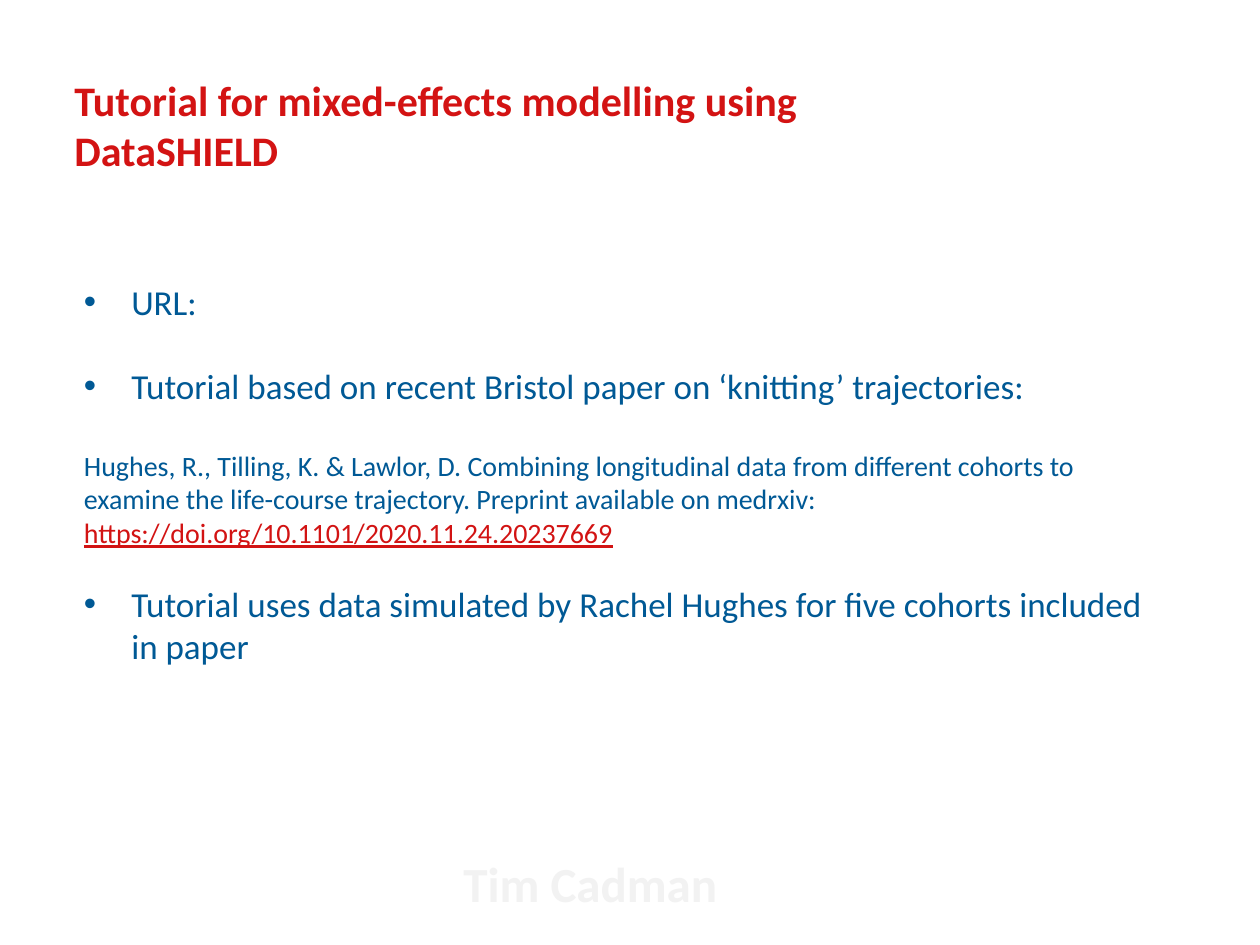
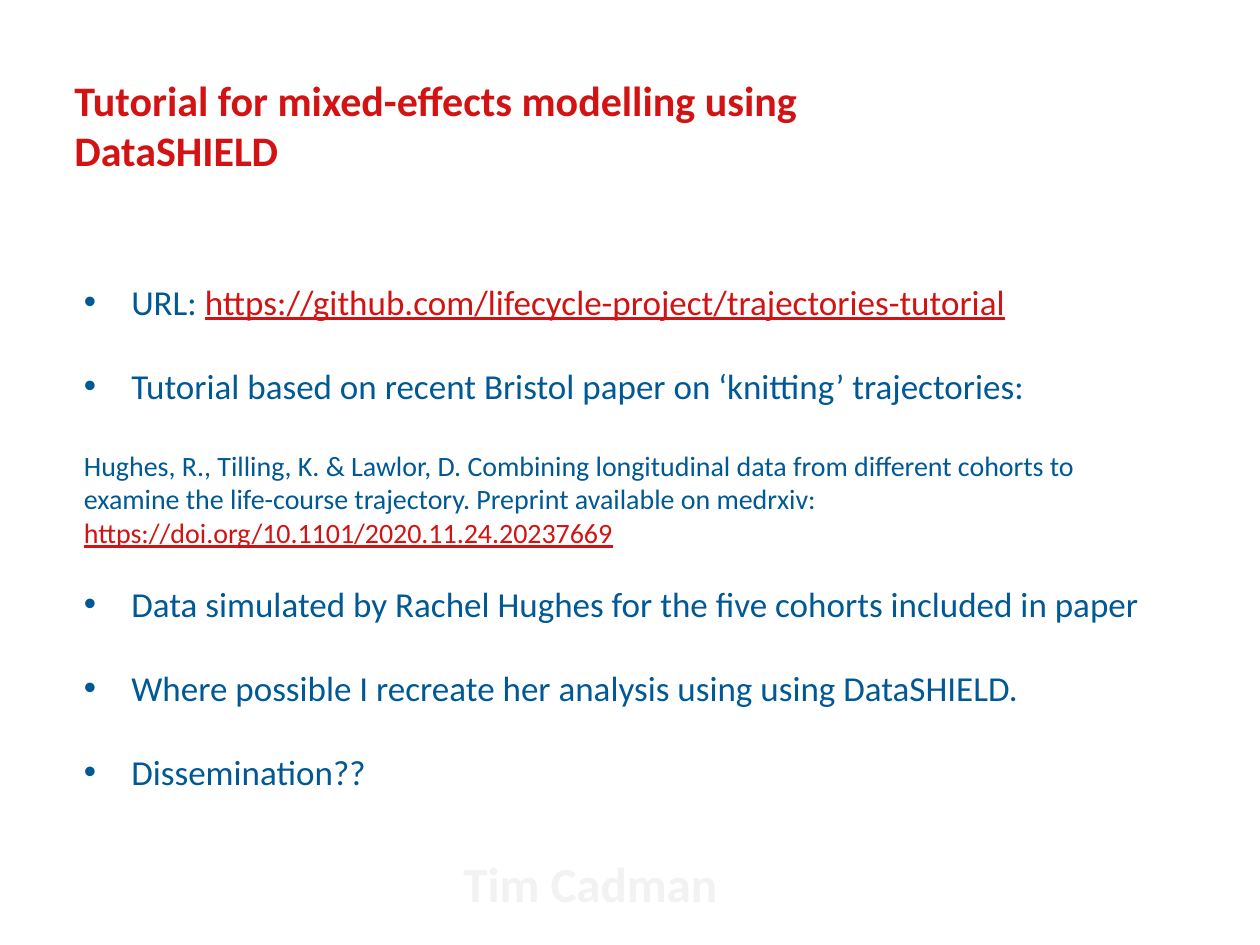
Before and after one commit to lifecycle-project/trajectories-tutorial, a slide deck: slide 1 of presentations/ga-may-21/mlm-ds-tutorial.pptx. Drawn at 1260x945 pixels with LibreOffice and Linux fonts; fonts in the diff are those of the drawing; background and template pictures are left out. Boxes give left, top, right and bottom in pixels: in the first picture for what was removed or moved away, otherwise in the second. Text is boxed around its words. In the diff, an @@ line names an element or a change of style, - is before the commit and + after.

```diff
--- a/presentations/ga-may-21/mlm-ds-tutorial.pptx
+++ b/presentations/ga-may-21/mlm-ds-tutorial.pptx
@@ text at (131,290,1005,321): text changed; text colour #005995 to #D21313 @@
-• URL:
+• URL: https://github.com/lifecycle-project/trajectories-tutorial
@@ text at (131,592,1138,786): text changed @@
-• Tutorial uses data simulated by Rachel Hughes for five cohorts included in paper
+• Data simulated by Rachel Hughes for the five cohorts included in paper
+• Where possible I recreate her analysis using using DataSHIELD.
+• Dissemination??
```
Also in this commit, not shown: 1 other slide changed, 4 other files.
